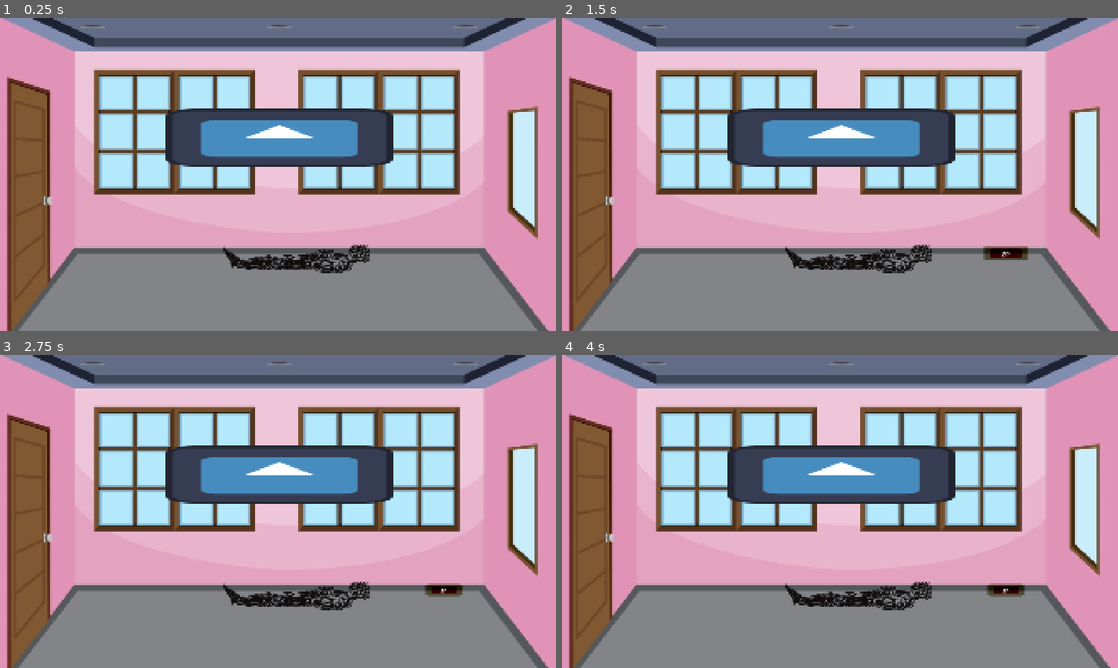
Above: before the commit, frames 1-4 (two rows, left to right).
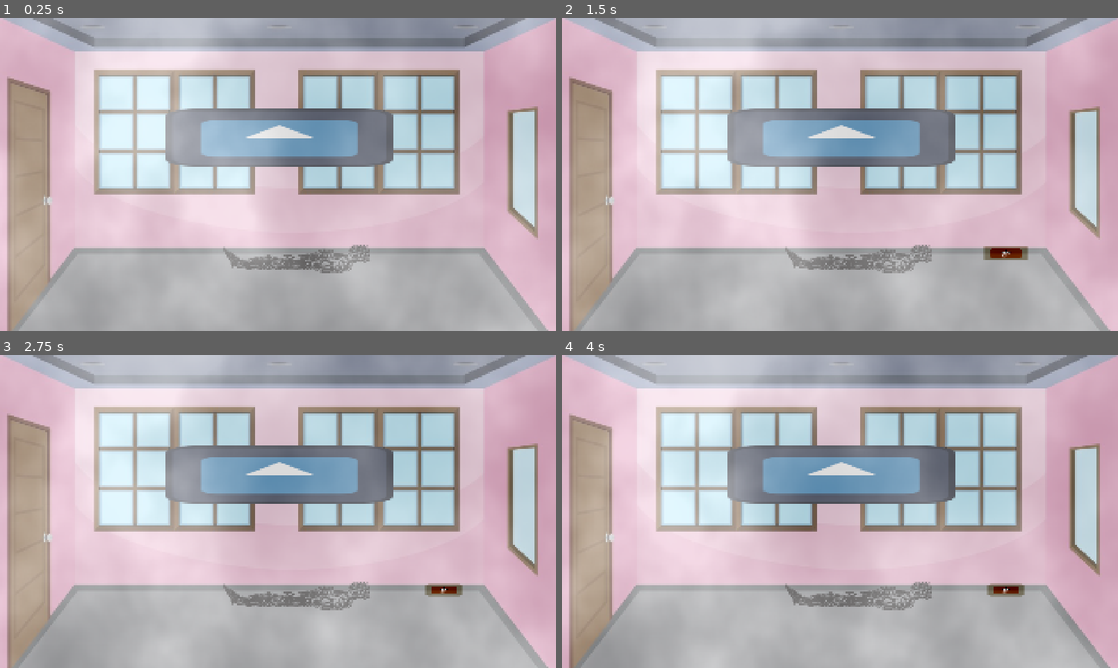
Above: after the commit, the same moments.

Repository: bagelcat11/fridge-magnet-thought-bubble
Game: Godot game, scene res://scenes/main_level.tscn
The game is run twice, just before and just after one commit, with the same random seed, the same clock (stepped at 60 frames per second) and the same inputs. The engine's default icon, where the game draws it, is replaced by a stand-in: a white triangle on a blue panel in a dark square.
Inputs (mouse positions are in pixels of both pictures, inside the frame that each line leads up to):
- Up to frame 1 (0.25 s): no input
- Up to frame 2 (1.5 s): move the mouse to (962, 158) at 0.52 s; click (962, 158) at 0.67 s; tap Enter at 1.25 s; move the mouse to (1006, 252) at 1.27 s; click (1006, 252) at 1.42 s
- Up to frame 3 (2.75 s): move the mouse to (333, 442) at 2.02 s; click (333, 442) at 2.17 s
- Up to frame 4 (4 s): move the mouse to (812, 574) at 2.77 s; click (812, 574) at 2.92 s; move the mouse to (1006, 558) at 3.52 s; click (1006, 558) at 3.67 s

The runs differ from the first frame. In frame 1, 81% of the frame differs, in the area x 0-100%, y 0-100%; in frame 2, 82%; in frame 3, 80%; in frame 4, 78%.

Commit message:
fog shader is real

Diff:
--- a/scenes/main_level.tscn
+++ b/scenes/main_level.tscn
@@ -6,8 +6,21 @@
 [ext_resource type="PackedScene" uid="uid://dwoodyqrbkxhj" path="res://scenes/end.tscn" id="2_k5pu3"]
 [ext_resource type="Shader" uid="uid://tj43wxvr837l" path="res://shaders/test.gdshader" id="4_8ra5a"]
 [ext_resource type="Shader" uid="uid://b6t8pog534fnq" path="res://shaders/test2.gdshader" id="5_8ra5a"]
+[ext_resource type="Shader" uid="uid://bap8ab725qnga" path="res://shaders/fog.gdshader" id="5_iqu8w"]
 [ext_resource type="Texture2D" uid="uid://dlj3otsvjpi1n" path="res://assets/outside_background.png" id="6_bq26l"]
 [ext_resource type="Texture2D" uid="uid://dbof1uhyni8mm" path="res://assets/temp_room_asset.jpg" id="7_u2c82"]
+
+[sub_resource type="ShaderMaterial" id="ShaderMaterial_5fr2l"]
+shader = ExtResource("5_iqu8w")
+shader_parameter/base_color = Color(1, 1, 1, 1)
+
+[sub_resource type="FastNoiseLite" id="FastNoiseLite_2sb77"]
+frequency = 0.0063
+
+[sub_resource type="NoiseTexture2D" id="NoiseTexture2D_fkrx8"]
+seamless = true
+normalize = false
+noise = SubResource("FastNoiseLite_2sb77")
 
 [sub_resource type="ShaderMaterial" id="ShaderMaterial_k5pu3"]
 shader = ExtResource("4_8ra5a")
@@ -42,6 +55,13 @@
 position = Vector2(1001, 722)
 
 [node name="word_timer" type="Timer" parent="."]
+
+[node name="fogshader" type="TextureRect" parent="."]
+texture_repeat = 2
+material = SubResource("ShaderMaterial_5fr2l")
+offset_right = 1920.0
+offset_bottom = 1080.0
+texture = SubResource("NoiseTexture2D_fkrx8")
 
 [node name="screenshader" type="ColorRect" parent="."]
 visible = false
--- /dev/null
+++ b/shaders/fog.gdshader
@@ -0,0 +1,25 @@
+shader_type canvas_item;
+
+uniform vec4 base_color: source_color;
+//uniform float fog_density: hint_range(0.0, 1.0) = 0.25;
+
+
+void fragment() {
+	vec3 fog_color_1 = texture(TEXTURE, vec2(UV.x/2.0 + TIME/100.0, UV.y/4.0 - TIME/100.0)).rgb;
+	vec3 fog_color_2 = texture(TEXTURE, vec2(UV.x/2.0 + 0.5 + TIME/50.0, UV.y/4.0 + 0.5 - TIME/160.0)).rgb;
+	vec3 fog_color_3 = texture(TEXTURE, vec2(UV.x/2.0 + 0.25 + TIME/100.0, UV.y/4.0 - 0.25 - TIME/160.0)).rgb;
+
+	vec3 fog_color = mix(fog_color_3, mix(fog_color_1, fog_color_2, 0.5), 0.7);
+	//vec3 fog_color = mix(fog_color_1, fog_color_3, 0.5);
+	//vec3 fog_color = fog_color_1;
+	float fog_r = clamp(fog_color.r * 2.0 - 1.0, 0.0, 1.0);
+
+	COLOR.a *= base_color.a * fog_color.r;
+	COLOR.rgb = fog_color * base_color.rgb * 1.7;
+
+}
+
+//void light() {
+//	// Called for every pixel for every light affecting the CanvasItem.
+//	// Uncomment to replace the default light processing function with this one.
+//}
Not shown: 1 places in scenes/main_level.tscn that only renumber resources
Not shown, added: shaders/fog.gdshader.uid
